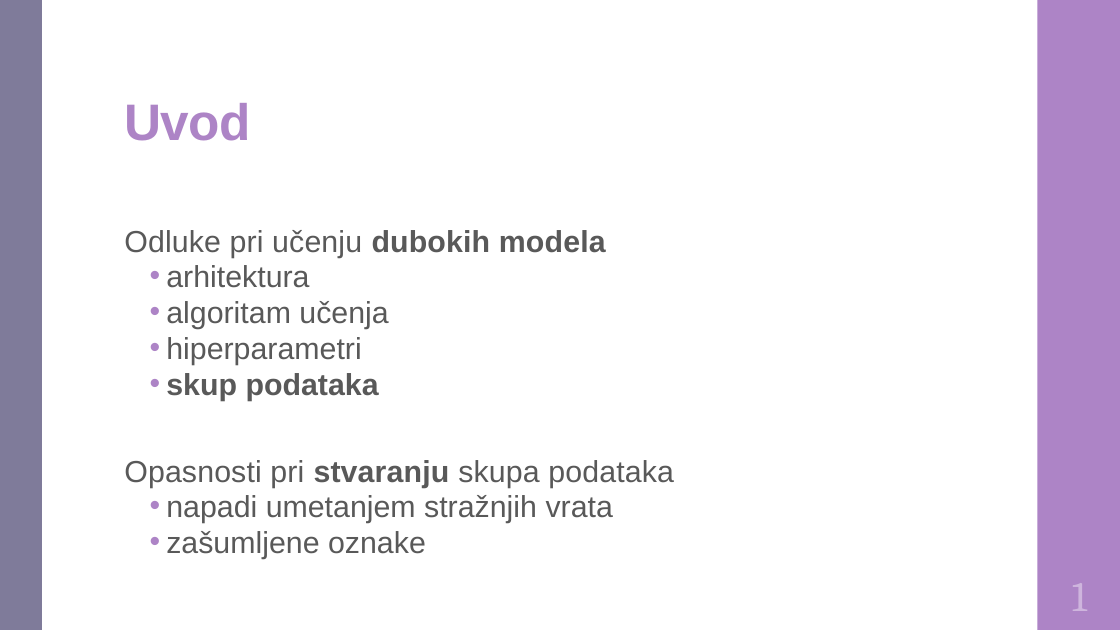
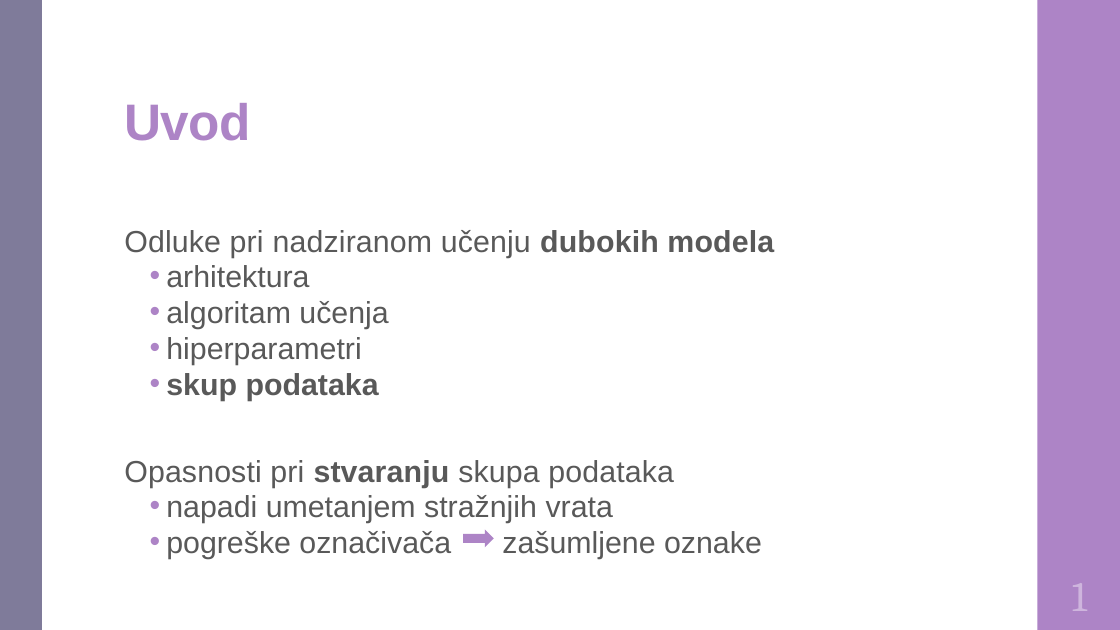
Before and after one commit to DomJamb/Diplomski-Rad-Doku, a slide deck: slide 3 of Prezentacija/Varijacijsko učenje na zašumljenim oznakama.pptx. Drawn at 1120x630 pixels with LibreOffice and Linux fonts; fonts in the diff are those of the drawing. Boxes give left, top, right and bottom in pixels: in the first picture for what was removed or moved away, otherwise in the second. Text is boxed around its words. In the diff, an @@ line names an element or a change of style, - is before the commit and + after.

```diff
--- a/Prezentacija/Varijacijsko učenje na zašumljenim oznakama.pptx
+++ b/Prezentacija/Varijacijsko učenje na zašumljenim oznakama.pptx
@@ text at (x1=124, y1=230, x2=774, y2=258): text changed @@
-Odluke pri učenju dubokih modela
+Odluke pri nadziranom učenju dubokih modela
@@ text at (x1=166, y1=531, x2=762, y2=559): text changed @@
-  • zašumljene oznake
+  • pogreške označivača zašumljene oznake
@@ right arrow added at (x1=464, y1=529, x2=494, y2=547), fill #AD84C6 @@
```
Also in this commit, not shown: 5 other slides changed, 1 other file.
